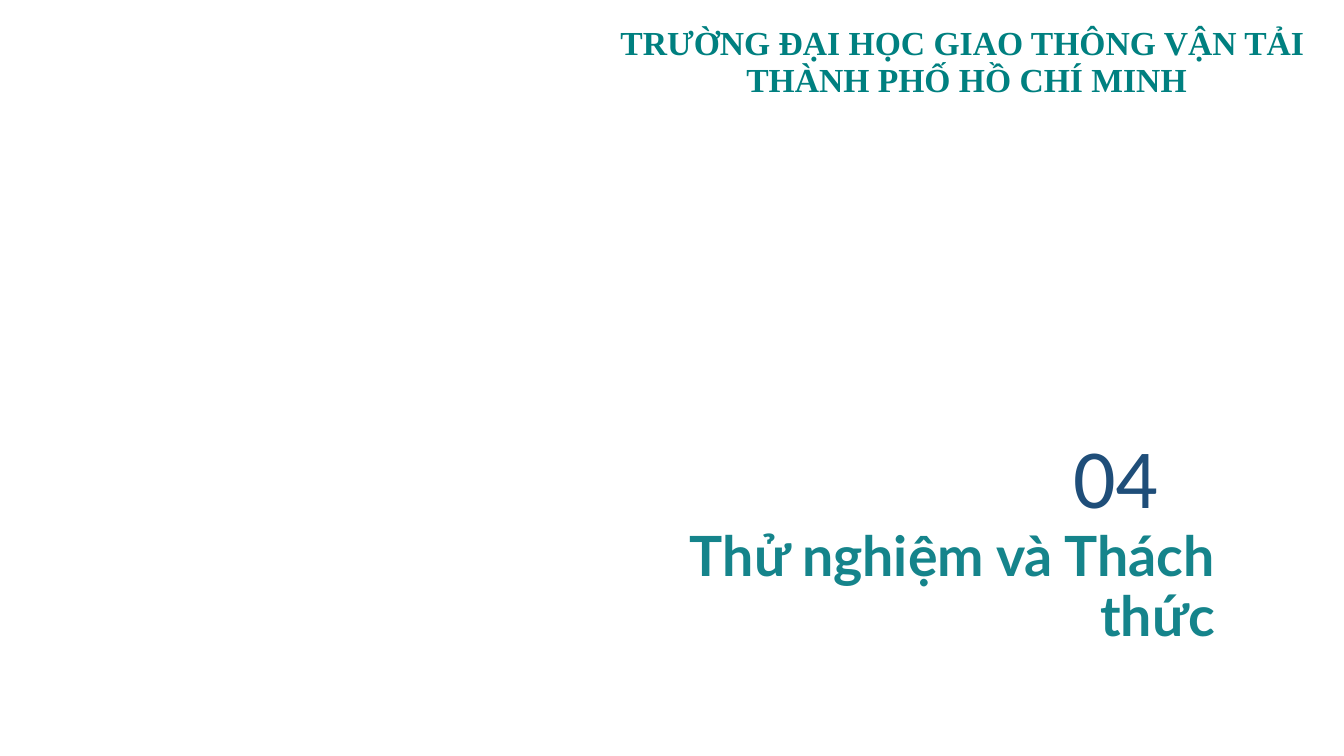
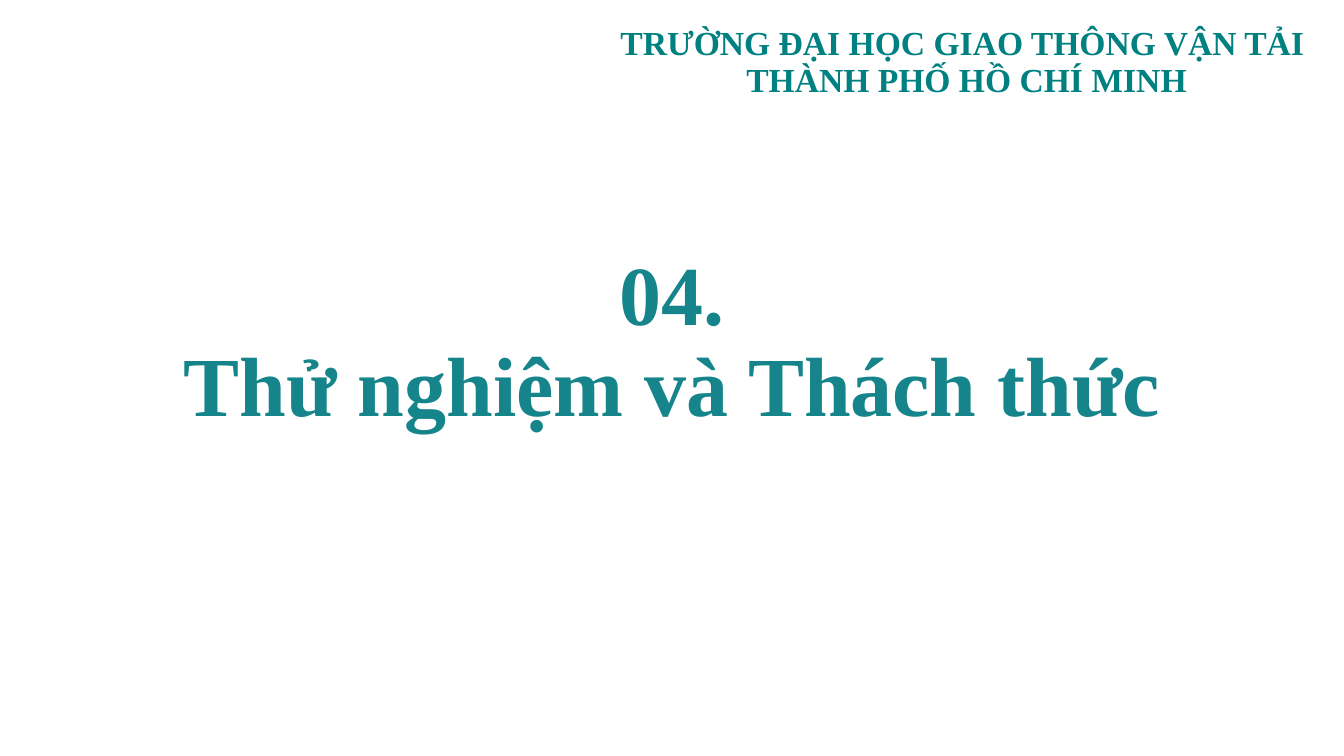
Before and after one commit to tkimngan040/OS_Group08_OS_SCH_04, a slide deck: slide 12 of PPTX/OS_SCH_04_GROUP08.pptx (slide 13 before the commit). Drawn at 1344x756 pixels with LibreOffice and Linux fonts; fonts in the diff are those of the drawing; background and template pictures are left out. Boxes give left, top, right and bottom in pixels: in the first picture for what was removed or moved away, otherwise in the second. Text is boxed around its words. In the diff, an @@ line names an element or a change of style, - is before the commit and + after.

```diff
--- a/PPTX/OS_SCH_04_GROUP08.pptx
+++ b/PPTX/OS_SCH_04_GROUP08.pptx
@@ title at (184,269,1160,431): text changed; size 39.6 to 60 pt; font Lato to Times New Roman @@
-Thử nghiệm và Thách thức
+04.
+Thử nghiệm và Thách thức
@@ text removed at (1073,453,1158,509) @@
-04
```
Also in this commit, not shown: 17 other slides changed, 1 slide removed, 2 other files.
